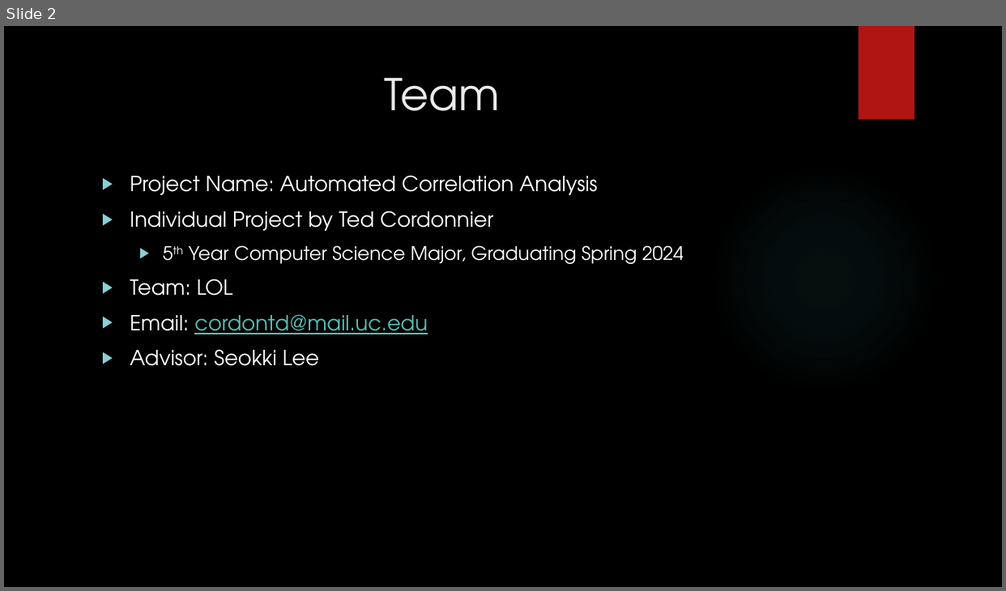
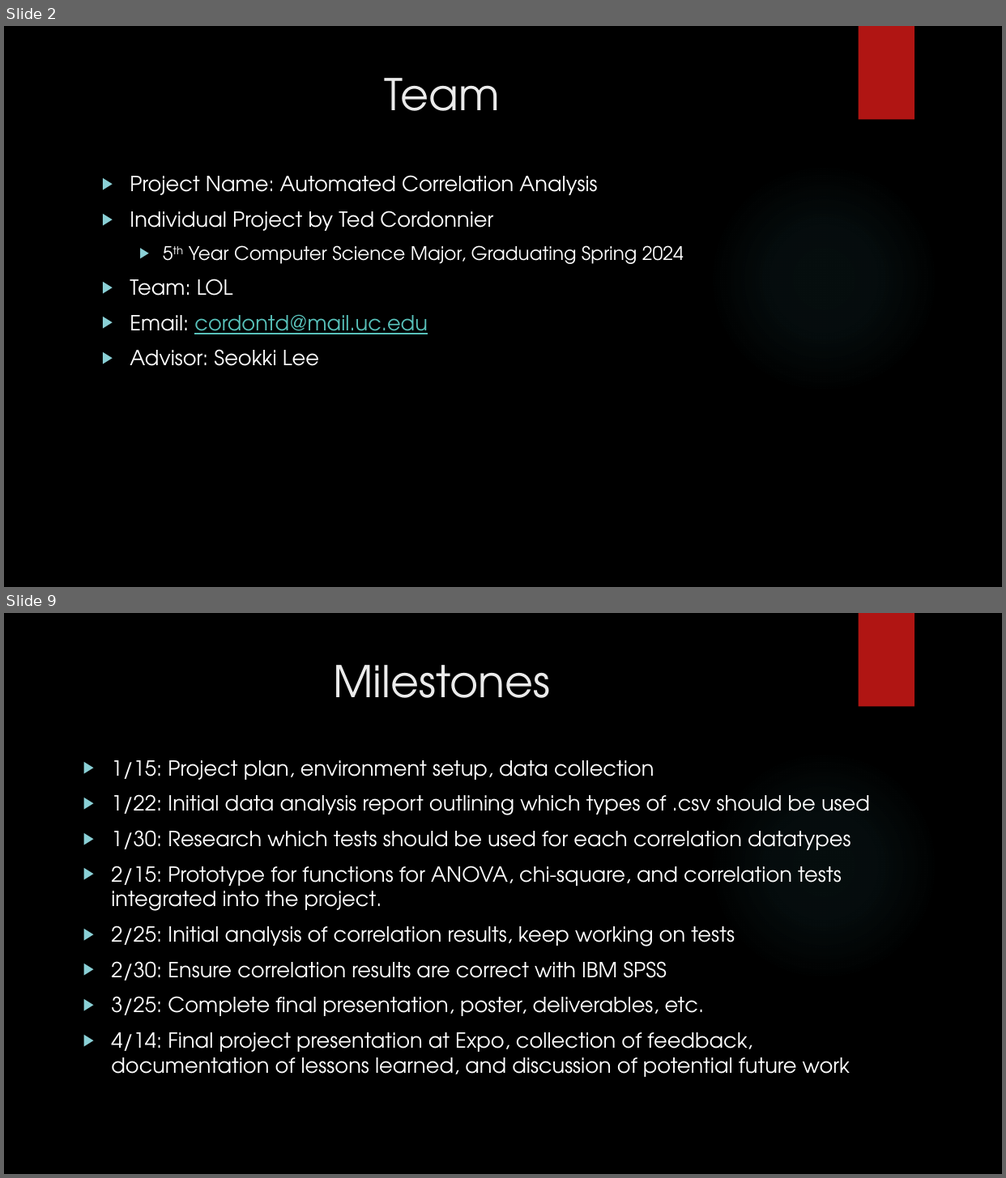
Before and after one commit to tedcordonnier/SeniorDesign, a slide deck: Spring_Presentation.pptx. Shown one above the other, each under a label of ours: slide 2 before the commit, slides 2 and 9 after it; the slides between them are not shown. The pictures are 1006x591 and 1006x1178 pixels, drawn with LibreOffice and Linux fonts; fonts in the diff are those of the drawing; background and template pictures are left out. Boxes give left, top, right and bottom in pixels: in the first picture for what was removed or moved away, otherwise in the second. Text is boxed around its words. In the diff, an @@ line names an element or a change of style, - is before the commit and + after.

Commit message:
Adding deliverables

```diff
--- a/Spring_Presentation.pptx
+++ b/Spring_Presentation.pptx
@@ slide 9 added at (4,613,1002,1174), background picture (left out); not listed: 2 template elements that a slide beside it also shows @@
@@ title added at (333,665,551,698), 42 pt, text #EBEBEB @@
+Milestones
@@ text added at (111,760,870,1077), 20 pt, text #FFFFFF @@
+▶ 1/15: Project plan, environment setup, data collection
+▶ 1/22: Initial data analysis report outlining which types of .csv should be used
+▶ 1/30: Research which tests should be used for each correlation datatypes
+▶ 2/15: Prototype for functions for ANOVA, chi-square, and correlation tests integrated into the project.
+▶ 2/25: Initial analysis of correlation results, keep working on tests
+▶ 2/30: Ensure correlation results are correct with IBM SPSS
+▶ 3/25: Complete final presentation, poster, deliverables, etc.
+▶ 4/14: Final project presentation at Expo, collection of feedback, documentation of lessons learned, and discussion of potential future work
```
Also in this commit, not shown: 2 slides changed, 6 other slides added, 8 slides removed, 18 other files.
